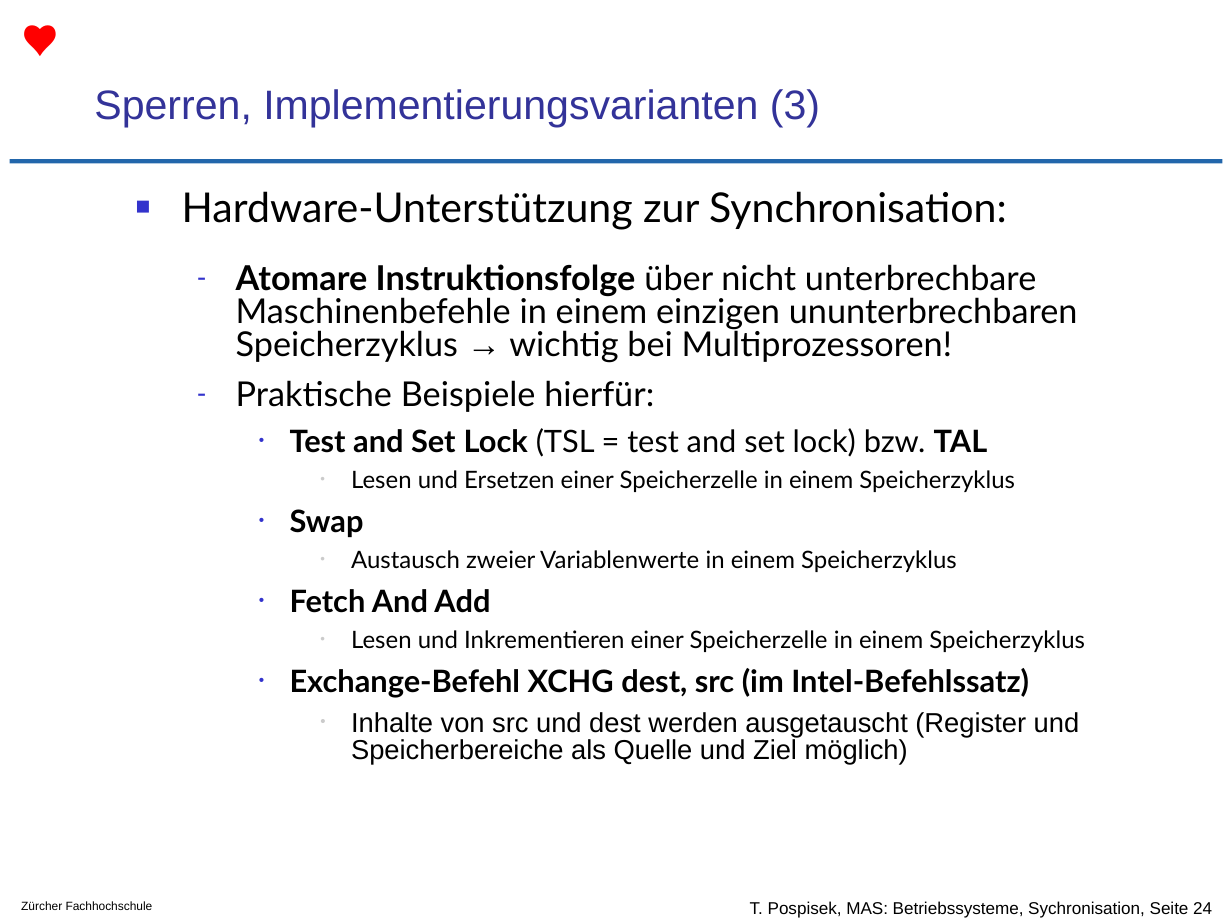
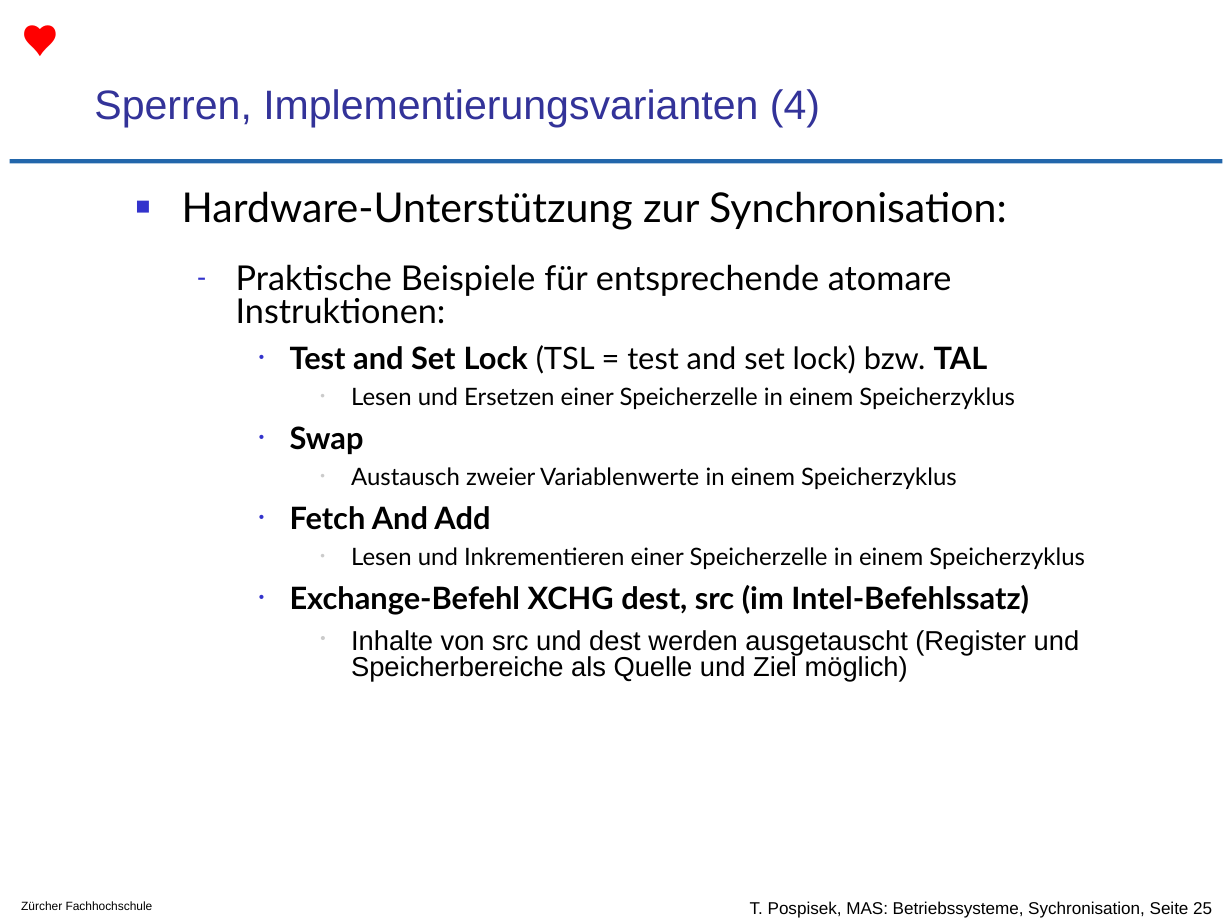
Before and after one commit to tpo/betriebssysteme, a slide deck: slide 25 of 07_Koordination_und_Synchronisation_Sperren_und_Semaphore.odp (slide 24 before the commit). Drawn at 1232x924 pixels with LibreOffice and Linux fonts; fonts in the diff are those of the drawing; background and template pictures are left out. Boxes give left, top, right and bottom in pixels: in the first picture for what was removed or moved away, otherwise in the second. Text is boxed around its words. In the diff, an @@ line names an element or a change of style, - is before the commit and + after.

Commit message:
S.24 Problem Statement hinzugefügt
und S.24 Seite auf zwei Seiten aufgeteilt

```diff
--- a/07_Koordination_und_Synchronisation_Sperren_und_Semaphore.odp
+++ b/07_Koordination_und_Synchronisation_Sperren_und_Semaphore.odp
@@ title at <box>94,89,820,127</box>: text changed @@
-Sperren, Implementierungsvarianten (3)
+Sperren, Implementierungsvarianten (4)
@@ text at <box>236,264,951,324</box>: text changed @@
-  – Atomare Instruktionsfolge über nicht unterbrechbare Maschinenbefehle in einem einzigen ununterbrechbaren Speicherzyklus → wichtig bei Multiprozessoren!
-  – Praktische Beispiele hierfür:
+  – Praktische Beispiele für entsprechende atomare Instruktionen:
@@ text at <box>750,901,1212,918</box>: text changed @@
-T. Pospisek, MAS: Betriebssysteme, Sychronisation, Seite 24
+T. Pospisek, MAS: Betriebssysteme, Sychronisation, Seite 25
```
Also in this commit, not shown: 1 slide added, 1 other file.
